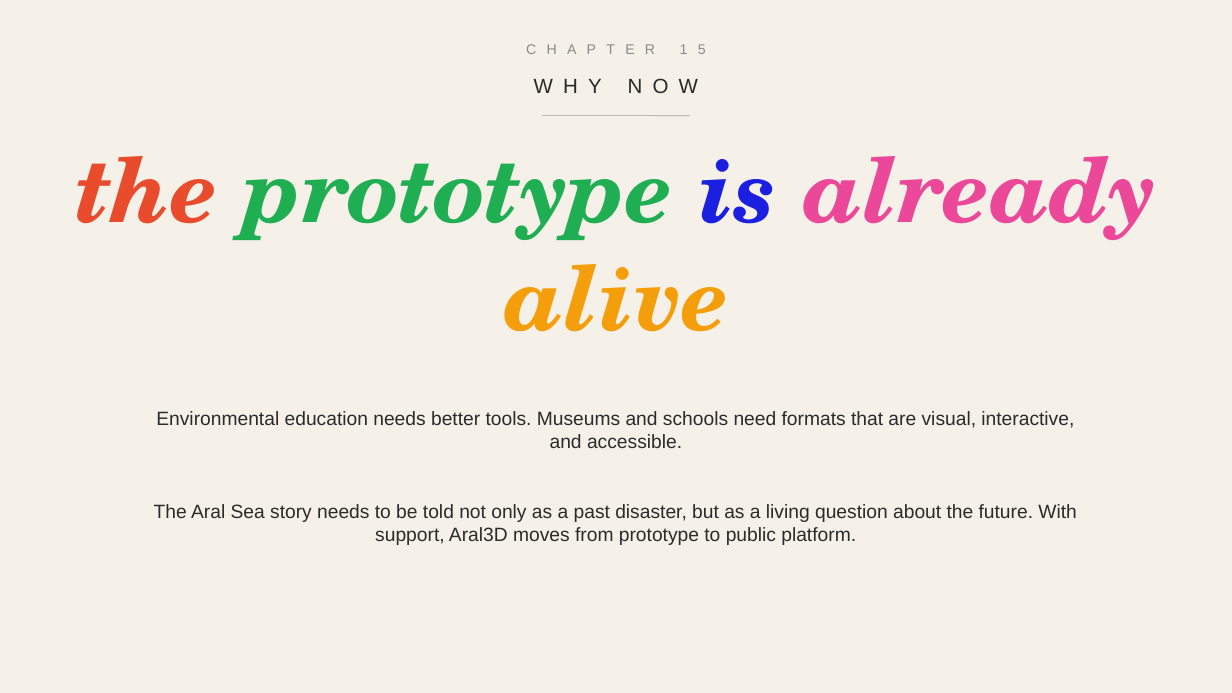
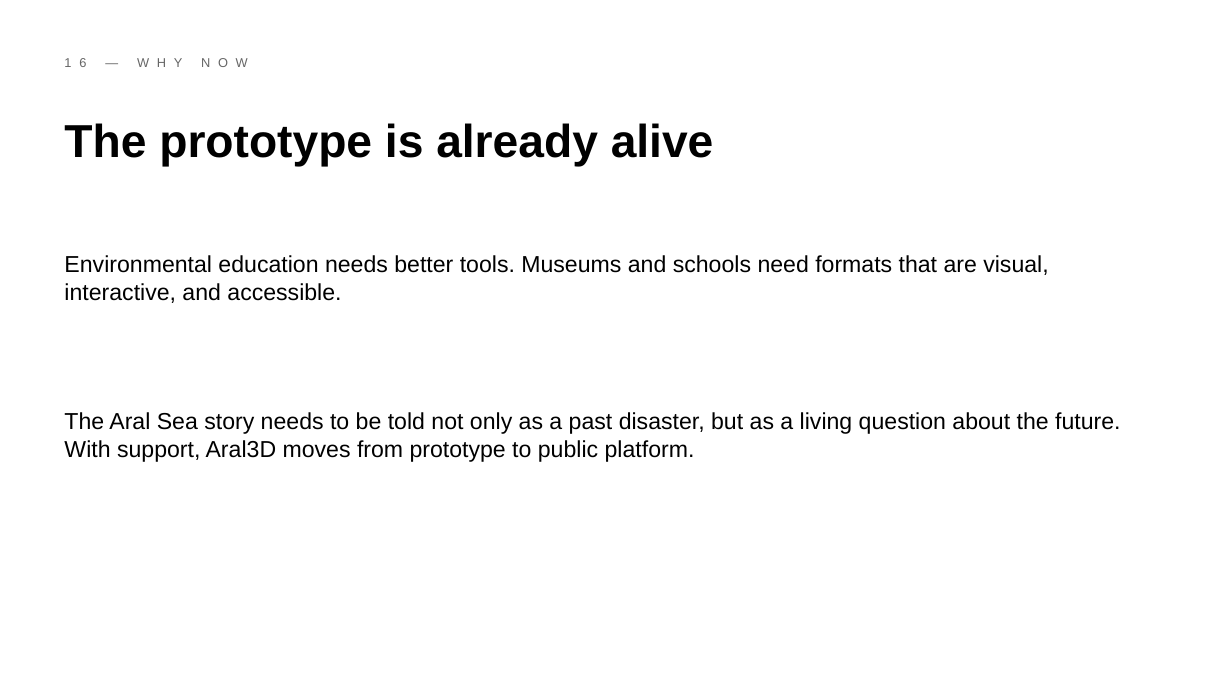
Before and after one commit to timateus/aral3d, a slide deck: slide 16 of public/aral3d-presentation.pptx. Drawn at 1232x693 pixels with LibreOffice and Linux fonts; fonts in the diff are those of the drawing. Boxes give left, top, right and bottom in pixels: in the first picture for what was removed or moved away, otherwise in the second. Text is boxed around its words. In the diff, an @@ line names an element or a change of style, - is before the commit and + after.

```diff
--- a/public/aral3d-presentation.pptx
+++ b/public/aral3d-presentation.pptx
@@ background #F5F0E8 to #FFFFFF @@
@@ text removed at (0, 32, 1232, 65) @@
-CHAPTER 15
@@ text at (55, 46, 1177, 79): text changed; size 16 to 10 pt; text colour #2B2B2B to #666666 @@
-WHY NOW
+16 — WHY NOW
@@ line removed from (543, 116) to (690, 116) @@
@@ text at (64, 123, 714, 166): text changed; size 70 to 36 pt; font TeX Gyre Schola to Arial; text colour #1FAE52 to #000000; italic off @@
-the prototype is already alive
+The prototype is already alive
@@ text "Environmental education needs better tools. ..." at (64, 255, 1048, 303): size 15 to 18 pt, text colour #2B2B2B to #000000; alignment centre to left @@
@@ text "Environmental education needs better tools. ...": place and size @@
-text "Environmental education needs better tools. ..." at (156, 411, 1074, 448)
+text "Environmental education needs better tools. ..." at (64, 255, 1048, 303)
@@ text "The Aral Sea story needs ...": place and size @@
-text "The Aral Sea story needs ..." at (154, 504, 1076, 545)
+text "The Aral Sea story needs ..." at (64, 412, 1120, 462)
@@ text "The Aral Sea story needs ..." at (64, 412, 1120, 462): size 15 to 18 pt, text colour #2B2B2B to #000000; alignment centre to left @@
```
Also in this commit, not shown: 16 other slides changed, 18 other files.
